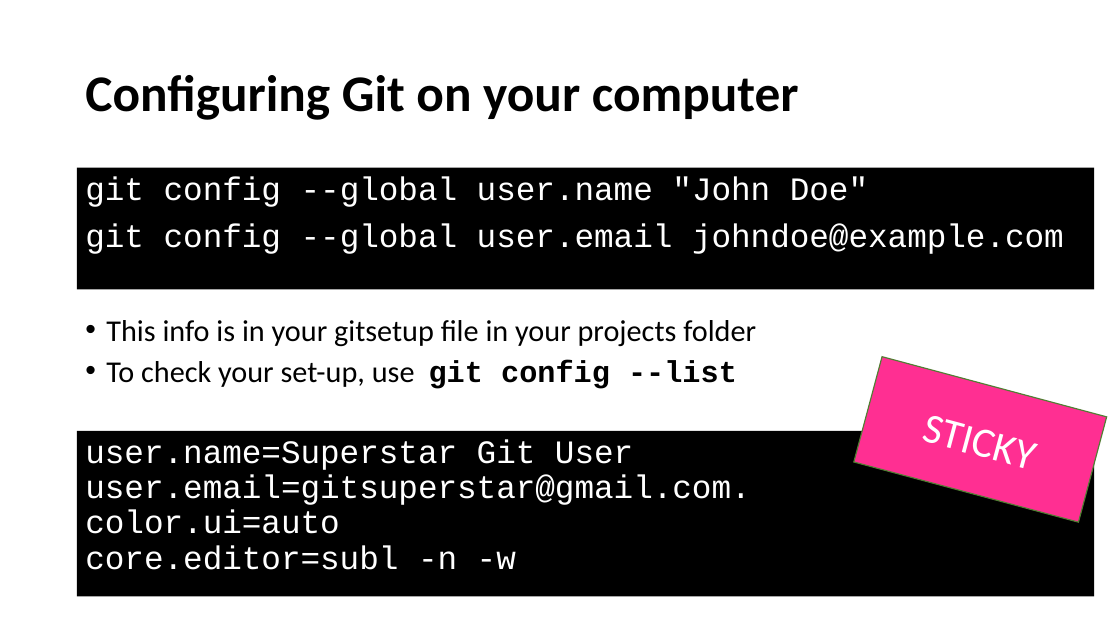
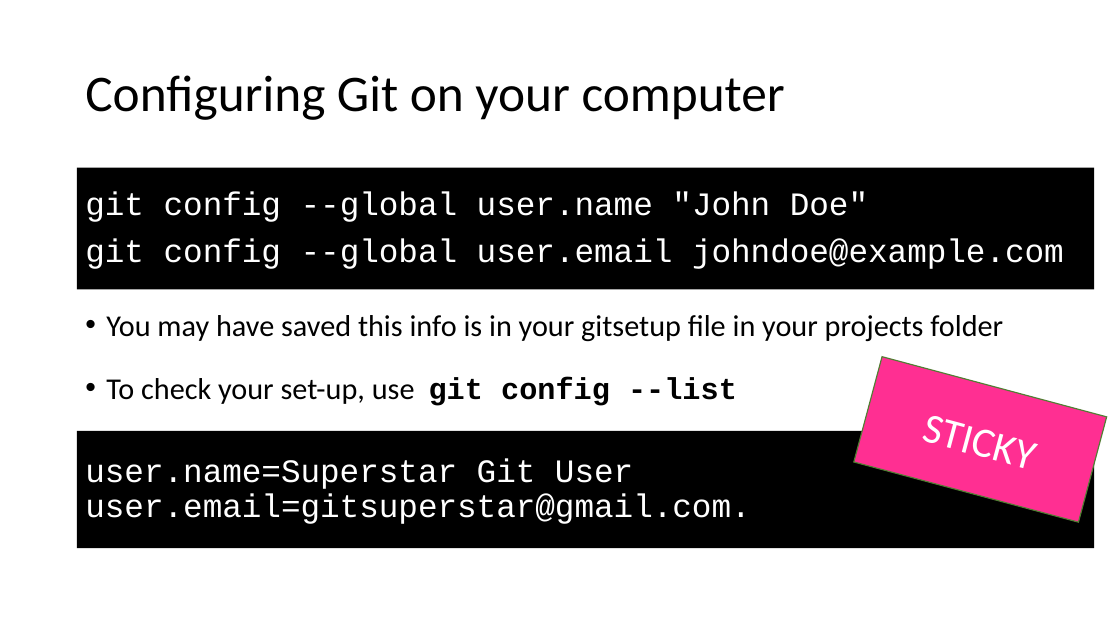
Before and after one commit to jojokarlin/Git_DRI_Jan_2017, a slide deck: slide 12 of GitPres.pptx. Drawn at 1120x630 pixels with LibreOffice and Linux fonts; fonts in the diff are those of the drawing. Boxes give left, top, right and bottom in pixels: in the first picture for what was removed or moved away, otherwise in the second. Text is boxed around its words. In the diff, an @@ line names an element or a change of style, - is before the commit and + after.

Commit message:
updated presentation

```diff
--- a/GitPres.pptx
+++ b/GitPres.pptx
@@ title "Configuring Git on your computer" at [85, 75, 785, 120]: bold off @@
@@ text "git config --global user.name "John ..." at [77, 168, 1095, 290]: vertical alignment top to middle @@
@@ text at [106, 315, 1003, 342]: text changed @@
-  • This info is in your gitsetup file in your projects folder
-• To check your set-up, use git config --list
+  • You may have saved this info is in your gitsetup file in your projects folder
@@ text added at [106, 377, 737, 406], 25.9 pt, text #000000 @@
+• To check your set-up, use git config --list
@@ rectangle "user.name=Superstar Git User user.email=gitsuperstar@gmail.c ..." at [77, 431, 1095, 549]: vertical alignment top to middle @@
@@ rectangle "user.name=Superstar Git User user.email=gitsuperstar@gmail.c ...": place and size @@
-rectangle "user.name=Superstar Git User user.email=gitsuperstar@gmail.c ..." at [77, 431, 1095, 597]
+rectangle "user.name=Superstar Git User user.email=gitsuperstar@gmail.c ..." at [77, 431, 1095, 549]
@@ text in rectangle at [85, 458, 750, 524]: text changed @@
-user.name=Superstar Git User
-user.email=gitsuperstar@gmail.com.
-color.ui=auto
-core.editor=subl -n -w
+user.name=Superstar Git User
+user.email=gitsuperstar@gmail.com.
```
Also in this commit, not shown: 14 other slides changed, 1 slide added, 1 slide removed.
